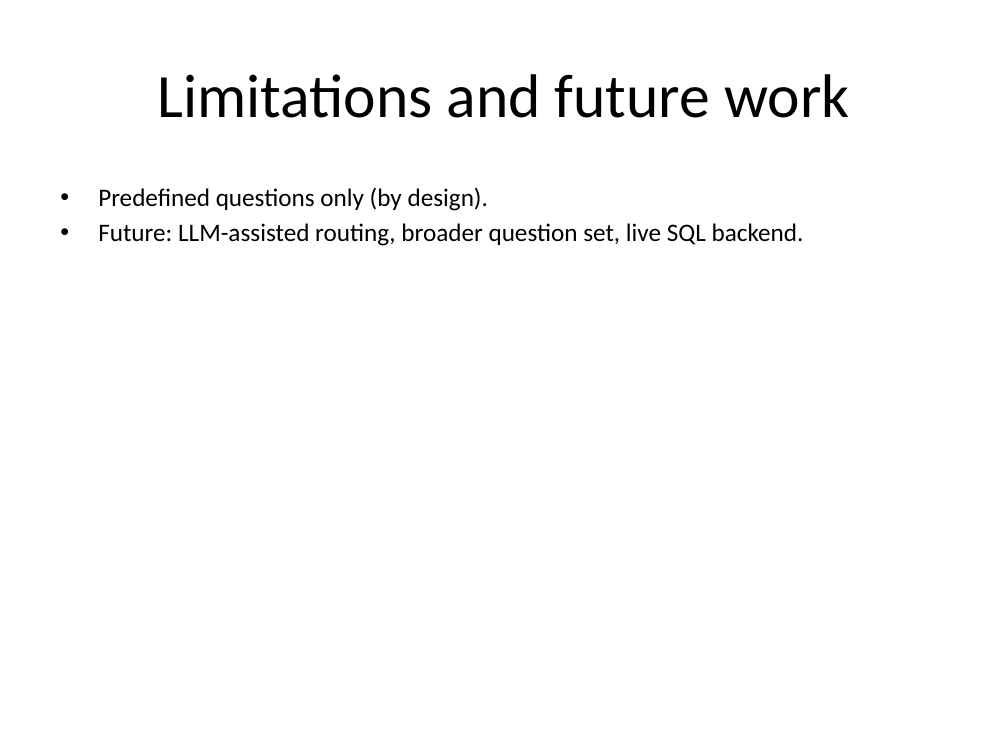
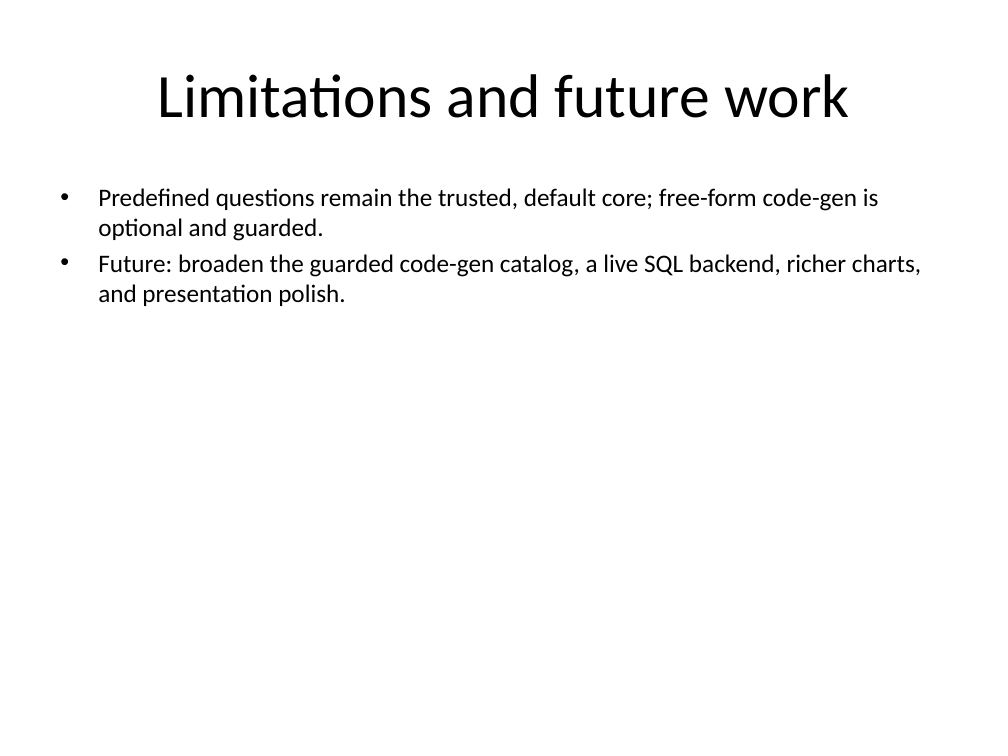
Before and after one commit to alonengel/seminar-project, a slide deck: slide 14 of docs/Clinical_Lab_Analysis_System.pptx (slide 12 before the commit). Drawn at 1008x756 pixels with LibreOffice and Linux fonts; fonts in the diff are those of the drawing. Boxes give left, top, right and bottom in pixels: in the first picture for what was removed or moved away, otherwise in the second. Text is boxed around its words. In the diff, an @@ line names an element or a change of style, - is before the commit and + after.

Commit message:
Refresh presentation deck: 12 questions, LLM/code-gen, Part-1 data slide.
Regenerate the .pptx from SLIDES.md (now 14 slides), add a reproducible docs/build_pptx.py builder, and align with the Part 1 dataset document.

```diff
--- a/docs/Clinical_Lab_Analysis_System.pptx
+++ b/docs/Clinical_Lab_Analysis_System.pptx
@@ text at bbox=[98, 188, 921, 306]: text changed @@
-• Predefined questions only (by design).
-• Future: LLM-assisted routing, broader question set, live SQL backend.
+• Predefined questions remain the trusted, default core; free-form code-gen is optional and guarded.
+• Future: broaden the guarded code-gen catalog, a live SQL backend, richer charts, and presentation polish.
```
Also in this commit, not shown: 10 other slides changed, 2 slides added, 4 other files.
